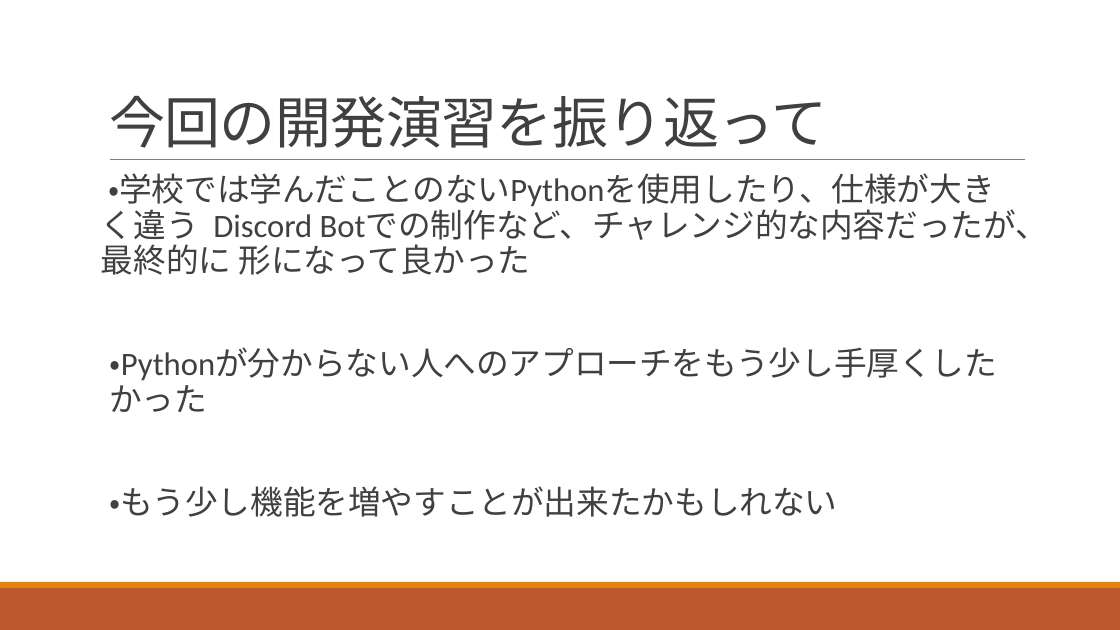
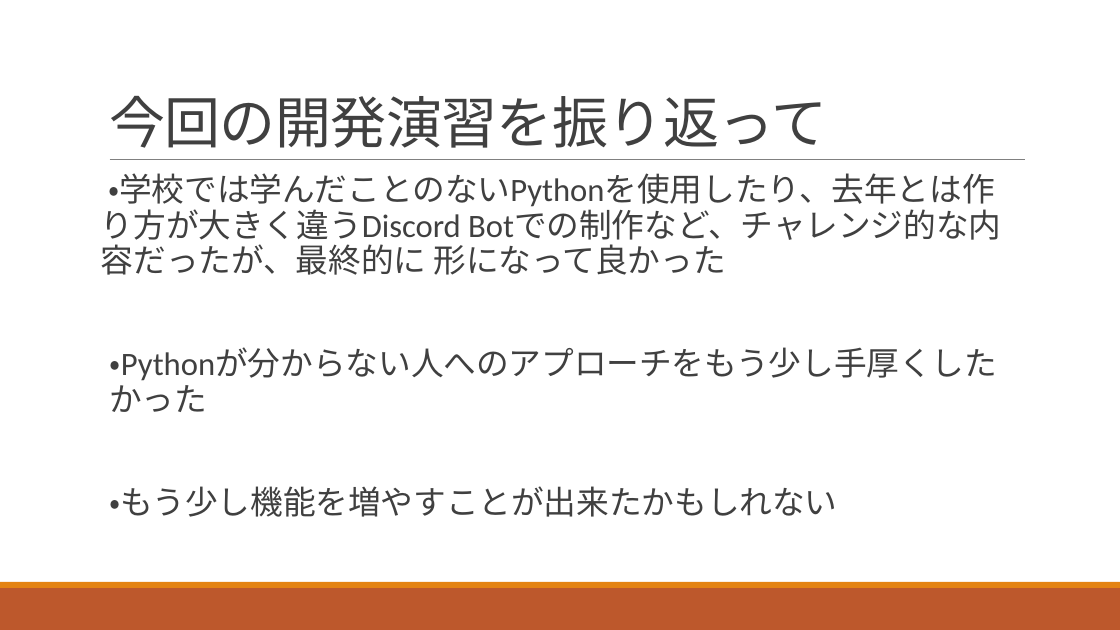
Before and after one commit to system-develop/HealthManager, a slide deck: slide 2 of documents/Health Manager Bot2.pptx. Drawn at 1120x630 pixels with LibreOffice and Linux fonts; fonts in the diff are those of the drawing. Boxes give left, top, right and bottom in pixels: in the first picture for what was removed or moved away, otherwise in the second. Text is boxed around its words. In the diff, an @@ line names an element or a change of style, - is before the commit and + after.

```diff
--- a/documents/Health Manager Bot2.pptx
+++ b/documents/Health Manager Bot2.pptx
@@ text at box(101, 173, 1001, 275): text changed @@
-・学校では学んだことのないPythonを使用したり、仕様が大きく違う Discord Botでの制作など、チャレンジ的な内容だったが、最終的に 形になって良かった
+・学校では学んだことのないPythonを使用したり、去年とは作り方が大きく違うDiscord Botでの制作など、チャレンジ的な内容だったが、最終的に 形になって良かった
```
Also in this commit, not shown: 4 other files.
